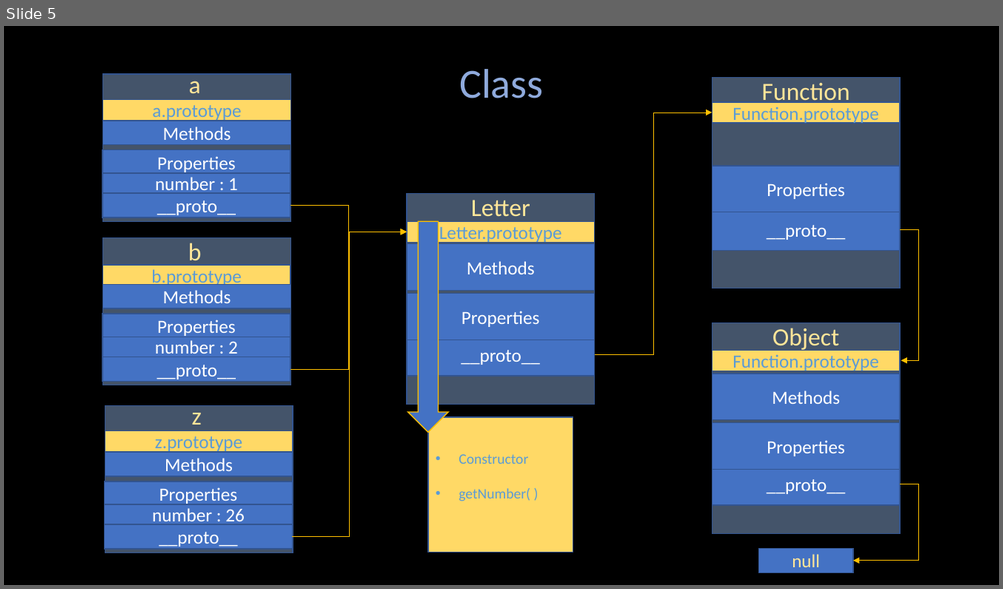
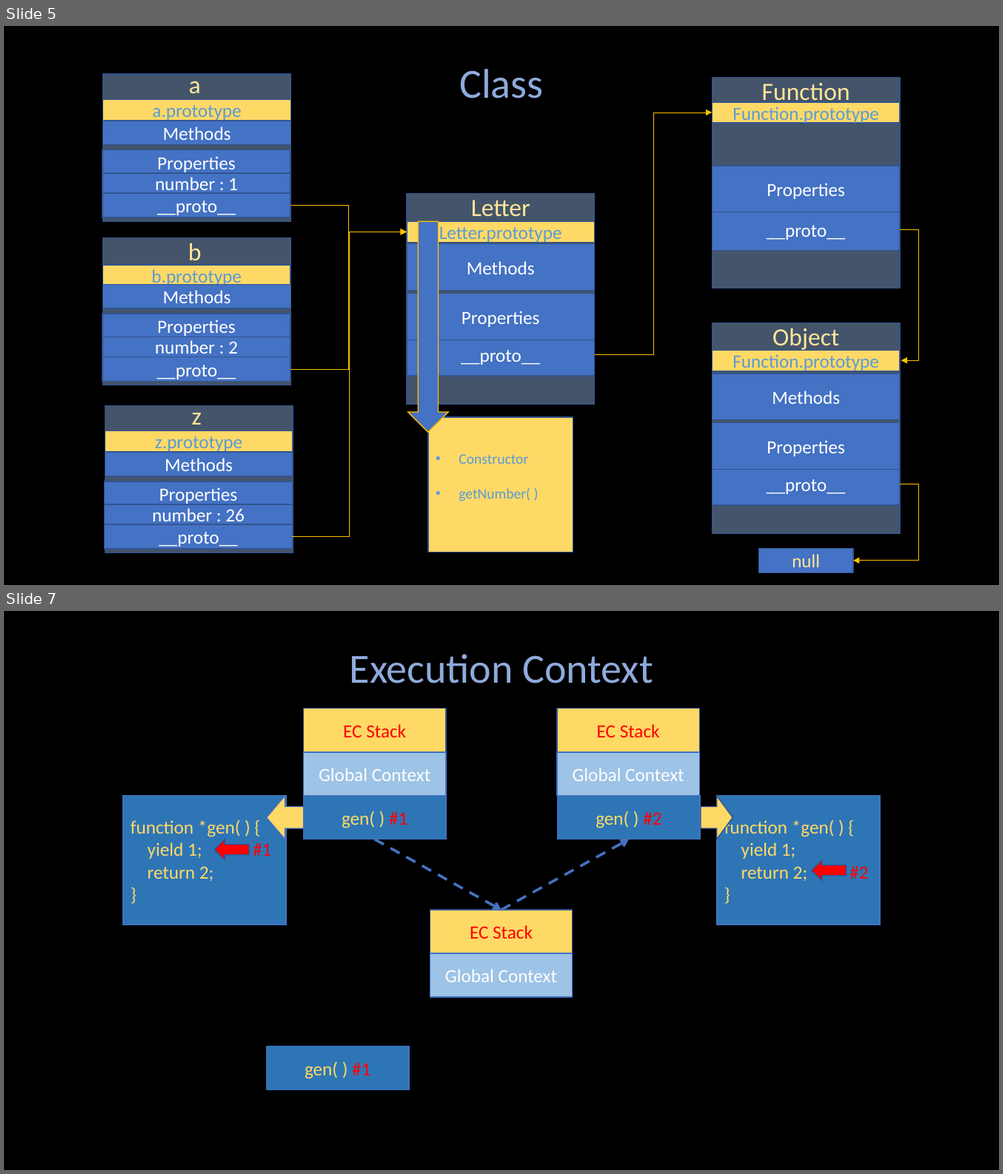
Before and after one commit to a4org/Webinar, a slide deck: 2021-12-03/Sources/JSCore.pptx. Shown one above the other, each under a label of ours: slide 5 before the commit, slides 5 and 7 after it; the slides between them are not shown. The pictures are 1003x589 and 1003x1174 pixels, drawn with LibreOffice and Linux fonts; fonts in the diff are those of the drawing. Boxes give left, top, right and bottom in pixels: in the first picture for what was removed or moved away, otherwise in the second. Text is boxed around its words. In the diff, an @@ line names an element or a change of style, - is before the commit and + after.

```diff
--- a/2021-12-03/Sources/JSCore.pptx
+++ b/2021-12-03/Sources/JSCore.pptx
@@ slide 7 added at [4, 611, 999, 1170], background #000000 @@
@@ text added at [350, 654, 652, 684], 40 pt, text #8FAADC @@
+Execution Context
@@ rectangle added at [303, 709, 446, 796], fill #4472C4, outline #325491 1 pt @@
@@ rectangle added at [303, 709, 446, 753], fill #FFD966, outline #325491 1 pt, 18 pt, text #FF0000 @@
+EC Stack
@@ rectangle added at [557, 709, 700, 796], fill #4472C4, outline #325491 1 pt @@
@@ rectangle added at [557, 709, 700, 753], fill #FFD966, outline #325491 1 pt, 18 pt, text #FF0000 @@
+EC Stack
@@ rectangle added at [303, 752, 446, 796], fill #9DC3E6, outline #4472C4 1 pt, 18 pt, text #FFFFFF @@
+Global Context
@@ rectangle added at [557, 752, 700, 796], fill #9DC3E6, outline #4472C4 1 pt, 18 pt, text #FFFFFF @@
+Global Context
@@ rectangle added at [123, 796, 286, 925], fill #2E75B6, outline #4472C4 1 pt, 18 pt, text #FFD966 @@
+function *gen( ) {
+yield 1; #1
+return 2;
+}
@@ left arrow added at [267, 796, 304, 840], fill #FFD966, outline #4472C4 1 pt @@
@@ rectangle added at [303, 796, 446, 840], fill #2E75B6, outline #4472C4 1 pt, 18 pt, text #FFD966 @@
+gen( ) #1
@@ rectangle added at [558, 796, 700, 840], fill #2E75B6, outline #4472C4 1 pt, 18 pt, text #FFD966 @@
+gen( ) #2
@@ right arrow added at [701, 796, 733, 840], fill #FFD966, outline #325491 1 pt @@
@@ rectangle added at [717, 796, 879, 925], fill #2E75B6, outline #4472C4 1 pt, 18 pt, text #FFD966 @@
+function *gen( ) {
+yield 1;
+return 2; #2
+}
@@ left arrow added at [214, 840, 249, 860], fill #FF0000, outline #325491 1 pt @@
@@ arrow added from (375, 840) to (501, 910), #4472C4 2.5 pt dashed @@
@@ arrow added from (501, 910) to (629, 840), #4472C4 2.5 pt dashed @@
@@ left arrow added at [811, 860, 845, 881], fill #FF0000, outline #325491 1 pt @@
@@ rectangle added at [430, 910, 572, 997], fill #4472C4, outline #325491 1 pt @@
@@ rectangle added at [430, 910, 572, 954], fill #FFD966, outline #325491 1 pt, 18 pt, text #FF0000 @@
+EC Stack
@@ rectangle added at [430, 954, 572, 998], fill #9DC3E6, outline #4472C4 1 pt, 18 pt, text #FFFFFF @@
+Global Context
@@ rectangle added at [267, 1047, 409, 1091], fill #2E75B6, outline #4472C4 1 pt, 18 pt, text #FFD966 @@
+gen( ) #1
```
Also in this commit, not shown: 1 other slide added, 6 other files.
